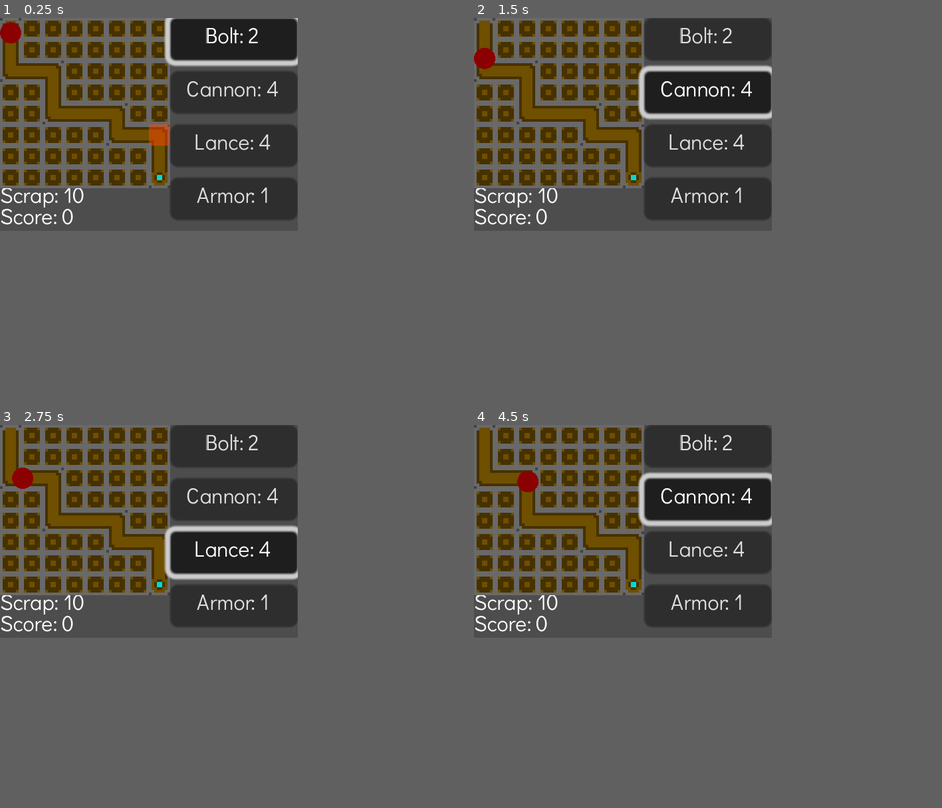
Above: before the commit, frames 1-4 (two rows, left to right).
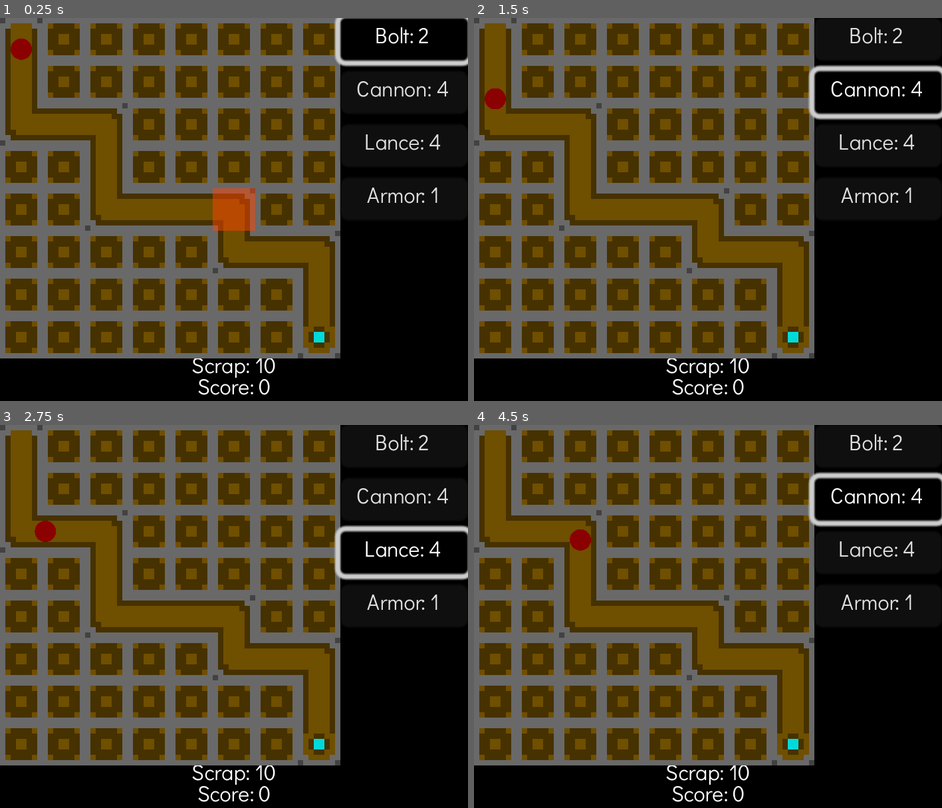
Above: after the commit, the same moments.

Repository: the-alex-g/LD53
Game: Godot game, scene res://main/main.tscn
Same seed, same stepped clock (60 frames per second), same inputs: the game is played once before the commit and once after it.
Inputs:
- Up to frame 1 (0.25 s): no input
- Up to frame 2 (1.5 s): click "Bolt: 2" at 0.5 s; click "Cannon: 4" at 1.25 s
- Up to frame 3 (2.75 s): click "Lance: 4" at 2 s
- Up to frame 4 (4.5 s): click "Armor: 1" at 2.75 s; click "Bolt: 2" at 3.5 s; click "Cannon: 4" at 4.25 s
The window is 448x320 before the commit and 704x576 after it. Grey fills any space a smaller window leaves; there, only what the larger window draws over its background counts as a difference.

The runs differ from the first frame. In frame 1, 59% of the frame differs, in the area x 0-100%, y 0-99%; in frame 2, 59%; in frame 3, 60%; in frame 4, 59%.

Commit message:
Double the size of the artwork

Diff:
--- a/project/main/hud.tscn
+++ b/project/main/hud.tscn
@@ -23,6 +23,7 @@
 anchor_right = 1.0
 offset_bottom = 6.0
 grow_horizontal = 2
+horizontal_alignment = 1
 clip_text = true
 
 [node name="ScoreLabel" type="Label" parent="Control"]
@@ -34,6 +35,7 @@
 offset_top = -6.0
 grow_horizontal = 2
 grow_vertical = 0
+horizontal_alignment = 1
 
 [node name="TowerTypes" type="VBoxContainer" parent="."]
 anchors_preset = 11
--- a/project/main/main.gd
+++ b/project/main/main.gd
@@ -6,7 +6,7 @@
 enum Towers {ARMOR, BOLT, CANNON, LANCE}
 
 const MAP_SIZE := 8
-const TILE_SIZE := 8
+const TILE_SIZE := 16
 const TOWER_COSTS := {
 	Towers.ARMOR:1,
 	Towers.BOLT:2,
--- a/project/main/main.tscn
+++ b/project/main/main.tscn
@@ -2,14 +2,13 @@
 
 [ext_resource type="Script" path="res://main/main.gd" id="1_fu7l2"]
 [ext_resource type="Texture2D" uid="uid://cjr881stwr67k" path="res://main/road_tiles.png" id="2_6xq1d"]
-[ext_resource type="Texture2D" uid="uid://eb1evyv0w3kw" path="res://main/tower_placement.png" id="2_afegi"]
+[ext_resource type="Texture2D" uid="uid://cxkfexttksclm" path="res://main/tower_placement.png" id="2_afegi"]
 [ext_resource type="Texture2D" uid="uid://dobs7ttuui7a5" path="res://main/ground_tile.png" id="3_r2tns"]
 [ext_resource type="PackedScene" uid="uid://bhl6y75dnwpbg" path="res://main/hud.tscn" id="4_d5w23"]
 
-[sub_resource type="TileSetAtlasSource" id="TileSetAtlasSource_hp3vm"]
-resource_name = "RoadTiles"
+[sub_resource type="TileSetAtlasSource" id="TileSetAtlasSource_mbbxi"]
 texture = ExtResource("2_6xq1d")
-texture_region_size = Vector2i(8, 8)
+use_texture_padding = false
 0:0/0 = 0
 0:0/0/terrain_set = 0
 0:0/0/terrains_peering_bit/right_side = 0
@@ -39,24 +38,27 @@
 1:2/0/terrains_peering_bit/bottom_side = 0
 1:2/0/terrains_peering_bit/left_side = 0
 
-[sub_resource type="TileSetAtlasSource" id="TileSetAtlasSource_4h34i"]
-resource_name = "GroundTile"
+[sub_resource type="TileSetAtlasSource" id="TileSetAtlasSource_hcj5x"]
 texture = ExtResource("3_r2tns")
-texture_region_size = Vector2i(8, 8)
+use_texture_padding = false
 0:0/0 = 0
 
 [sub_resource type="TileSet" id="TileSet_3v7if"]
-tile_size = Vector2i(8, 8)
 terrain_set_0/mode = 2
 terrain_set_0/terrain_0/name = "Terrain 0"
 terrain_set_0/terrain_0/color = Color(0, 0.423529, 0.552941, 1)
-sources/0 = SubResource("TileSetAtlasSource_hp3vm")
-sources/1 = SubResource("TileSetAtlasSource_4h34i")
+sources/0 = SubResource("TileSetAtlasSource_mbbxi")
+sources/1 = SubResource("TileSetAtlasSource_hcj5x")
 
 [sub_resource type="Curve2D" id="Curve2D_qw4mj"]
 
 [node name="Main" type="Node2D"]
 script = ExtResource("1_fu7l2")
+
+[node name="ColorRect" type="ColorRect" parent="."]
+offset_right = 195.0
+offset_bottom = 154.0
+color = Color(0, 0, 0, 1)
 
 [node name="TileMap" type="TileMap" parent="."]
 modulate = Color(0.85098, 0.85098, 0.85098, 1)
@@ -64,10 +66,10 @@
 format = 2
 layer_0/tile_data = PackedInt32Array(0, 1, 0)
 
+[node name="TowerContainer" type="Node2D" parent="."]
+
 [node name="EnemyPath" type="Path2D" parent="."]
 curve = SubResource("Curve2D_qw4mj")
-
-[node name="TowerContainer" type="Node2D" parent="."]
 
 [node name="TowerPlacement" type="Sprite2D" parent="."]
 texture = ExtResource("2_afegi")
--- a/project/project.godot
+++ b/project/project.godot
@@ -17,8 +17,8 @@
 
 [display]
 
-window/size/viewport_width=112
-window/size/viewport_height=80
+window/size/viewport_width=176
+window/size/viewport_height=144
 window/stretch/mode="canvas_items"
 
 [importer_defaults]
--- a/project/projectiles/projectile.gd
+++ b/project/projectiles/projectile.gd
@@ -1,7 +1,7 @@
 class_name Projectile
 extends CharacterBody2D
 
-@export var speed := 64.0
+@export var speed := 128.0
 
 var direction := 0.0
 var damage := 0
--- a/project/projectiles/projectile.tscn
+++ b/project/projectiles/projectile.tscn
@@ -4,25 +4,25 @@
 [ext_resource type="Texture2D" uid="uid://dqxt4kja520ac" path="res://projectiles/projectile.png" id="2_4j723"]
 
 [sub_resource type="CircleShape2D" id="CircleShape2D_5gkdh"]
-radius = 2.0
+radius = 4.0
 
-[sub_resource type="AtlasTexture" id="AtlasTexture_c4j0t"]
+[sub_resource type="AtlasTexture" id="AtlasTexture_kts6a"]
 atlas = ExtResource("2_4j723")
-region = Rect2(0, 0, 2, 2)
+region = Rect2(0, 0, 4, 4)
 
-[sub_resource type="AtlasTexture" id="AtlasTexture_d0ilr"]
+[sub_resource type="AtlasTexture" id="AtlasTexture_83s54"]
 atlas = ExtResource("2_4j723")
-region = Rect2(2, 0, 2, 2)
+region = Rect2(4, 0, 4, 4)
 
-[sub_resource type="AtlasTexture" id="AtlasTexture_vqfno"]
+[sub_resource type="AtlasTexture" id="AtlasTexture_dvs5w"]
 atlas = ExtResource("2_4j723")
-region = Rect2(0, 2, 2, 2)
+region = Rect2(0, 4, 4, 4)
 
 [sub_resource type="SpriteFrames" id="SpriteFrames_ejfhv"]
 animations = [{
 "frames": [{
 "duration": 1.0,
-"texture": SubResource("AtlasTexture_c4j0t")
+"texture": SubResource("AtlasTexture_kts6a")
 }],
 "loop": true,
 "name": &"bolt",
@@ -30,7 +30,7 @@
 }, {
 "frames": [{
 "duration": 1.0,
-"texture": SubResource("AtlasTexture_d0ilr")
+"texture": SubResource("AtlasTexture_83s54")
 }],
 "loop": true,
 "name": &"cannon",
@@ -38,7 +38,7 @@
 }, {
 "frames": [{
 "duration": 1.0,
-"texture": SubResource("AtlasTexture_vqfno")
+"texture": SubResource("AtlasTexture_dvs5w")
 }],
 "loop": true,
 "name": &"lance",
@@ -55,4 +55,4 @@
 
 [node name="Sprite" type="AnimatedSprite2D" parent="."]
 sprite_frames = SubResource("SpriteFrames_ejfhv")
-animation = &"bolt"
+animation = &"lance"
--- a/project/tower/bolt_tower.tscn
+++ b/project/tower/bolt_tower.tscn
@@ -5,27 +5,27 @@
 [ext_resource type="Texture2D" uid="uid://jfj3e1c74bln" path="res://tower/tower_armor.png" id="3_50hef"]
 
 [sub_resource type="CircleShape2D" id="CircleShape2D_28s37"]
-radius = 4.0
+radius = 8.0
 
 [sub_resource type="CircleShape2D" id="CircleShape2D_3bdhl"]
 
-[sub_resource type="AtlasTexture" id="AtlasTexture_lml60"]
+[sub_resource type="AtlasTexture" id="AtlasTexture_3e32k"]
 atlas = ExtResource("2_6vs4u")
-region = Rect2(0, 0, 8, 8)
+region = Rect2(0, 0, 16, 16)
 
-[sub_resource type="AtlasTexture" id="AtlasTexture_0q05o"]
+[sub_resource type="AtlasTexture" id="AtlasTexture_scnub"]
 atlas = ExtResource("2_6vs4u")
-region = Rect2(0, 8, 8, 8)
+region = Rect2(0, 16, 16, 16)
 
-[sub_resource type="AtlasTexture" id="AtlasTexture_giq88"]
+[sub_resource type="AtlasTexture" id="AtlasTexture_s6i2j"]
 atlas = ExtResource("2_6vs4u")
-region = Rect2(8, 0, 8, 8)
+region = Rect2(16, 0, 16, 16)
 
 [sub_resource type="SpriteFrames" id="SpriteFrames_c1w3l"]
 animations = [{
 "frames": [{
 "duration": 1.0,
-"texture": SubResource("AtlasTexture_lml60")
+"texture": SubResource("AtlasTexture_3e32k")
 }],
 "loop": true,
 "name": &"bolt",
@@ -33,7 +33,7 @@
 }, {
 "frames": [{
 "duration": 1.0,
-"texture": SubResource("AtlasTexture_0q05o")
+"texture": SubResource("AtlasTexture_scnub")
 }],
 "loop": true,
 "name": &"cannon",
@@ -41,7 +41,7 @@
 }, {
 "frames": [{
 "duration": 1.0,
-"texture": SubResource("AtlasTexture_giq88")
+"texture": SubResource("AtlasTexture_s6i2j")
 }],
 "loop": true,
 "name": &"lance",
@@ -65,7 +65,7 @@
 
 [node name="Base" type="AnimatedSprite2D" parent="."]
 sprite_frames = SubResource("SpriteFrames_c1w3l")
-animation = &"bolt"
+animation = &"lance"
 
 [node name="Armor" type="Sprite2D" parent="Base"]
 visible = false
--- a/project/tower/tower.gd
+++ b/project/tower/tower.gd
@@ -3,7 +3,7 @@
 
 signal destroyed
 
-const TILE_SIZE := 8
+const TILE_SIZE := 16
 
 @export var range_in_tiles := 2.0
 @export var attack_delay_time := 1.0
Binary file changed: project/enemy/explosion_particle.png
Binary file changed: project/main/ground_tile.png
Binary file changed: project/main/road_tiles.png
Binary file changed: project/main/tower_placement.png
Not shown, changed: project/main/tower_placement.png.import
Binary file changed: project/projectiles/projectile.png
Binary file changed: project/tower/tower_armor.png
Binary file changed: project/tower/tower_base.png
Not shown, changed: raw_files/explosion_particle.piskel
Not shown, changed: raw_files/ground_tile.piskel
Not shown, changed: raw_files/projectile.piskel
Not shown, changed: raw_files/road_tiles.piskel
(and 3 more such lines)
